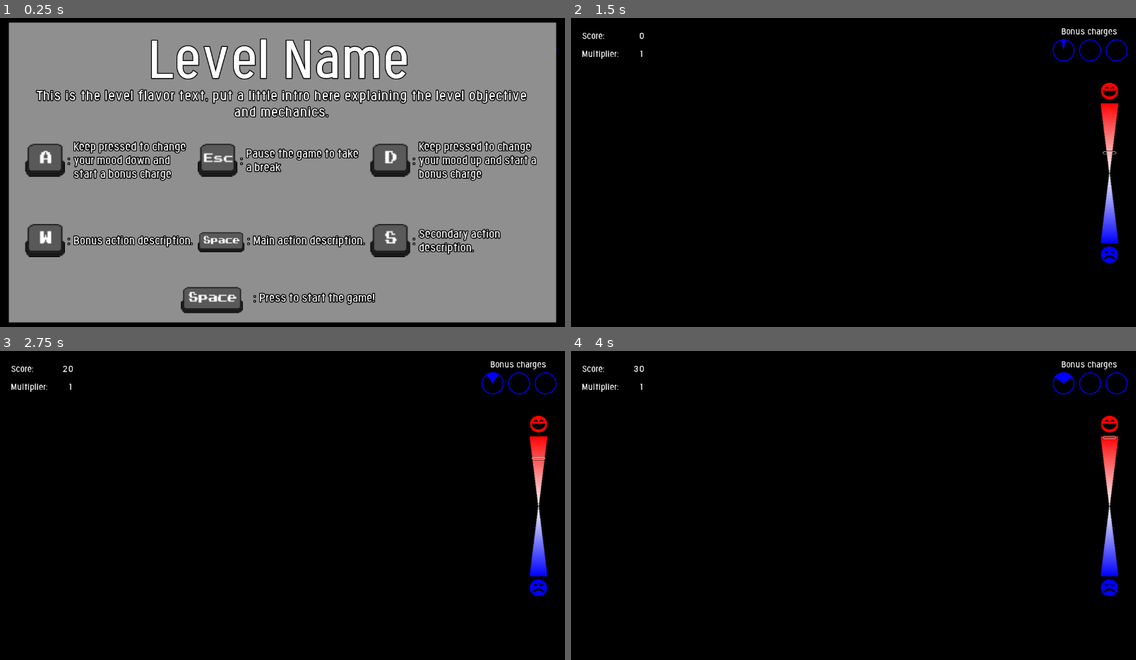
Above: before the commit, frames 1-4 (two rows, left to right).
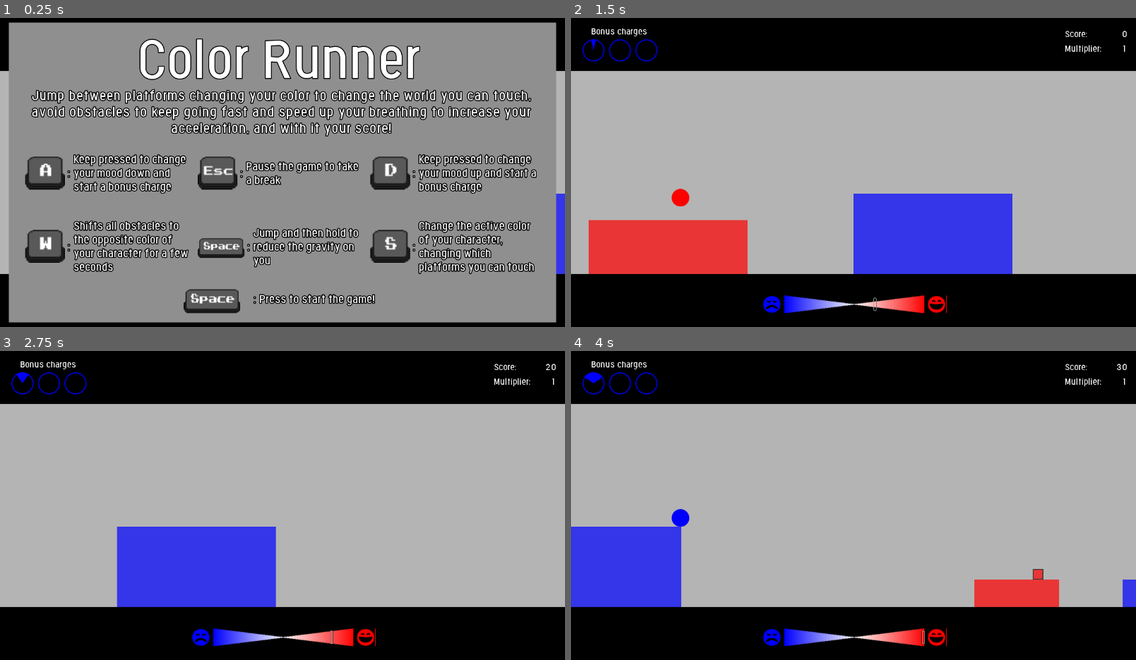
Above: after the commit, the same moments.

Repository: Aramatis/HRM-Game
Game: Godot game, scene res://scenes/levels/color_runner/color_runner.tscn
Two runs of this game, one before a commit and one after it. Both use one fixed random seed, a clock stepped at 60 frames per second and the inputs below. This scene is started directly instead of the project's main scene.
Inputs (mouse positions are in pixels of both pictures, inside the frame that each line leads up to):
- Up to frame 1 (0.25 s): no input
- Up to frame 2 (1.5 s): tap Enter at 0.5 s; move the mouse to (977, 157) at 0.52 s; hold Space (main_action) 0.53-1.28 s; hold D (valence_up) from 0.53 s (still down); move the mouse to (825, 172) at 1.27 s; tap W (apply_bonus) at 1.35 s
- Up to frame 3 (2.75 s): keep holding D (valence_up); tap Space (main_action) at 1.55 s; move the mouse to (293, 499) at 2.02 s; hold Space (main_action) from 2.03 s (still down)
- Up to frame 4 (4 s): keep holding D (valence_up); move the mouse to (847, 511) at 2.77 s; release Space (main_action) at 2.78 s; tap S (secondary_action) at 2.85 s; tap Space (main_action) at 3.05 s; move the mouse to (893, 508) at 3.52 s; hold Space (main_action) from 3.53 s (still down)

The runs differ from the first frame. In frame 1, 26% of the frame differs, in the area x 0-100%, y 6-96%; in frame 2, 68%; in frame 3, 68%; in frame 4, 68%, in the area x 0-100%, y 3-96%.
Error in both runs: Assertion failed. (res://scripts/autoload/settings.gd:40)

Commit message:
ColorRunner

Diff:
--- /dev/null
+++ b/scenes/levels/color_runner/character.tscn
@@ -0,0 +1,33 @@
+[gd_scene load_steps=5 format=2]
+
+[ext_resource path="res://art/textures/levels/color_runner/ball.png" type="Texture" id=1]
+[ext_resource path="res://scripts/levels/color_runner/character.gd" type="Script" id=2]
+
+[sub_resource type="PhysicsMaterial" id=2]
+friction = 0.0
+
+[sub_resource type="RectangleShape2D" id=1]
+extents = Vector2( 20, 20 )
+
+[node name="Character" type="RigidBody2D"]
+modulate = Color( 1, 0, 0, 1 )
+collision_layer = 0
+mass = 0.01
+physics_material_override = SubResource( 2 )
+applied_force = Vector2( 0, 9.8 )
+script = ExtResource( 2 )
+
+[node name="Sprite" type="Sprite" parent="."]
+texture = ExtResource( 1 )
+__meta__ = {
+"_edit_lock_": true
+}
+
+[node name="CollisionShape" type="CollisionShape2D" parent="."]
+shape = SubResource( 1 )
+__meta__ = {
+"_edit_lock_": true
+}
+
+[node name="VisibilityNotifier2D" type="VisibilityNotifier2D" parent="."]
+[connection signal="screen_exited" from="VisibilityNotifier2D" to="." method="off_screen"]
--- a/scenes/levels/color_runner/color_runner.tscn
+++ b/scenes/levels/color_runner/color_runner.tscn
@@ -1,11 +1,132 @@
-[gd_scene load_steps=2 format=2]
+[gd_scene load_steps=8 format=2]
 
 [ext_resource path="res://scenes/levels/base_level.tscn" type="PackedScene" id=1]
+[ext_resource path="res://scripts/levels/color_runner/level_controller.gd" type="Script" id=2]
+[ext_resource path="res://scripts/levels/color_runner/player_controller.gd" type="Script" id=3]
+[ext_resource path="res://scripts/levels/color_runner/environment_controller.gd" type="Script" id=4]
+[ext_resource path="res://scripts/levels/color_runner/platform_manager.gd" type="Script" id=5]
+[ext_resource path="res://scenes/levels/color_runner/character.tscn" type="PackedScene" id=7]
+[ext_resource path="res://scenes/levels/color_runner/platform.tscn" type="PackedScene" id=8]
 
 [node name="LevelController" instance=ExtResource( 1 )]
+script = ExtResource( 2 )
 
-[node name="PlatformManager" type="Node2D" parent="World/EnvironmentController" index="0"]
+[node name="World" parent="." index="0"]
+position = Vector2( 0, 130 )
 
-[node name="ObstacleManager" type="Node2D" parent="World/EnvironmentController" index="1"]
+[node name="EnvironmentController" parent="World" index="0"]
+script = ExtResource( 4 )
 
-[node name="Character" type="Node2D" parent="World/PlayerController" index="0"]
+[node name="PlayingArea" type="Control" parent="World/EnvironmentController" index="0"]
+anchor_right = 1.0
+anchor_bottom = 1.0
+margin_right = 1280.0
+margin_bottom = 460.0
+rect_min_size = Vector2( 720, 460 )
+__meta__ = {
+"_edit_group_": true,
+"_edit_use_anchors_": false
+}
+
+[node name="BG" type="ColorRect" parent="World/EnvironmentController/PlayingArea" index="0"]
+anchor_right = 1.0
+anchor_bottom = 1.0
+grow_horizontal = 2
+grow_vertical = 2
+color = Color( 0.705882, 0.705882, 0.705882, 1 )
+__meta__ = {
+"_edit_lock_": true,
+"_edit_use_anchors_": false
+}
+
+[node name="PlatformManager" type="Node2D" parent="World/EnvironmentController" index="1"]
+position = Vector2( 1800, 458 )
+script = ExtResource( 5 )
+
+[node name="Blue" type="Node2D" parent="World/EnvironmentController/PlatformManager" index="0"]
+modulate = Color( 0, 0, 1, 0.705882 )
+
+[node name="Platform" parent="World/EnvironmentController/PlatformManager/Blue" index="0" instance=ExtResource( 8 )]
+position = Vector2( -700, 0 )
+collision_layer = 34
+linear_velocity = Vector2( -300, 0 )
+
+[node name="Red" type="Node2D" parent="World/EnvironmentController/PlatformManager" index="1"]
+modulate = Color( 1, 0, 0, 0.705882 )
+
+[node name="Platform" parent="World/EnvironmentController/PlatformManager/Red" index="0" instance=ExtResource( 8 )]
+position = Vector2( -1300, 0 )
+collision_layer = 33
+linear_velocity = Vector2( -300, 0 )
+
+[node name="BlueTimer" type="Timer" parent="World/EnvironmentController/PlatformManager" index="2"]
+wait_time = 2.2
+autostart = true
+
+[node name="RedTimer" type="Timer" parent="World/EnvironmentController/PlatformManager" index="3"]
+wait_time = 0.8
+autostart = true
+
+[node name="BonusTimer" type="Timer" parent="World/EnvironmentController/PlatformManager" index="4"]
+wait_time = 0.2
+one_shot = true
+
+[node name="PlayerController" parent="World" index="1"]
+script = ExtResource( 3 )
+
+[node name="PlayerSpawn" type="Position2D" parent="World/PlayerController" index="0"]
+position = Vector2( 248, 70 )
+
+[node name="Character" parent="World/PlayerController" index="1" instance=ExtResource( 7 )]
+position = Vector2( 248, 70 )
+gravity_scale = 5.0
+contacts_reported = 1
+contact_monitor = true
+can_sleep = false
+linear_damp = 0.0
+angular_damp = 0.0
+applied_force = Vector2( 0, 0 )
+
+[node name="BorderCover" type="Control" parent="World" index="3"]
+anchor_right = 1.0
+anchor_bottom = 1.0
+margin_top = -130.0
+margin_right = 1280.0
+margin_bottom = 590.0
+__meta__ = {
+"_edit_group_": true,
+"_edit_lock_": true,
+"_edit_use_anchors_": false
+}
+
+[node name="Upper" type="ColorRect" parent="World/BorderCover" index="0"]
+anchor_right = 1.0
+anchor_bottom = 0.18
+color = Color( 0, 0, 0, 1 )
+
+[node name="Lower" type="ColorRect" parent="World/BorderCover" index="1"]
+anchor_top = 0.82
+anchor_right = 1.0
+anchor_bottom = 1.0
+color = Color( 0, 0, 0, 1 )
+
+[node name="LevelGui" parent="." index="1"]
+slider_location = 3
+bonus_location = 0
+score_location = 1
+level_name = "Color Runner"
+level_flavor_text = "Jump between platforms changing your color to change the world you can touch, avoid obstacles to keep going fast and speed up your breathing to increase your acceleration, and with it your score!"
+bonus_action_text = "Shifts all obstacles to the opposite color of your character for a few seconds"
+main_action_text = "Jump and then hold to reduce the gravity on you"
+second_action_text = "Change the active color of your character, changing which platforms you can touch"
+[connection signal="timeout" from="World/EnvironmentController/PlatformManager/BlueTimer" to="World/EnvironmentController/PlatformManager" method="create_platform" binds= [ false ]]
+[connection signal="timeout" from="World/EnvironmentController/PlatformManager/RedTimer" to="World/EnvironmentController/PlatformManager" method="create_platform" binds= [ true ]]
+[connection signal="timeout" from="World/EnvironmentController/PlatformManager/BonusTimer" to="World/EnvironmentController/PlatformManager" method="bonus_tick"]
+[connection signal="cube_collision" from="World/PlayerController" to="." method="update_speed" binds= [ false ]]
+[connection signal="jump_set_complete" from="World/PlayerController" to="." method="update_speed" binds= [ true ]]
+[connection signal="jump_set_complete" from="World/PlayerController" to="." method="update_multiplier" binds= [ true ]]
+[connection signal="off_screen" from="World/PlayerController" to="." method="update_multiplier" binds= [ false ]]
+[connection signal="body_entered" from="World/PlayerController/Character" to="World/PlayerController" method="_inform_contact" binds= [ true ]]
+[connection signal="body_exited" from="World/PlayerController/Character" to="World/PlayerController" method="_inform_contact" binds= [ false ]]
+[connection signal="cube_collision" from="World/PlayerController/Character" to="World/PlayerController" method="handle_cube_collision"]
+[connection signal="off_screen" from="World/PlayerController/Character" to="World/PlayerController" method="handle_off_screen"]
--- /dev/null
+++ b/scenes/levels/color_runner/cube.tscn
@@ -0,0 +1,23 @@
+[gd_scene load_steps=4 format=2]
+
+[ext_resource path="res://art/textures/levels/color_runner/cube.png" type="Texture" id=1]
+[ext_resource path="res://scripts/levels/color_runner/cube.gd" type="Script" id=2]
+
+[sub_resource type="RectangleShape2D" id=1]
+extents = Vector2( 11.9999, 12 )
+
+[node name="Cube" type="RigidBody2D" groups=[
+"obstacles",
+]]
+mass = 0.00102041
+linear_damp = 0.0
+script = ExtResource( 2 )
+
+[node name="Sprite" type="Sprite" parent="."]
+texture = ExtResource( 1 )
+
+[node name="CollisionShape2D" type="CollisionShape2D" parent="."]
+shape = SubResource( 1 )
+
+[node name="VisibilityNotifier2D" type="VisibilityNotifier2D" parent="."]
+[connection signal="screen_exited" from="VisibilityNotifier2D" to="." method="_screen_exited"]
--- /dev/null
+++ b/scenes/levels/color_runner/platform.tscn
@@ -0,0 +1,24 @@
+[gd_scene load_steps=4 format=2]
+
+[ext_resource path="res://art/textures/levels/color_runner/platform.png" type="Texture" id=1]
+[ext_resource path="res://scripts/levels/color_runner/platform.gd" type="Script" id=2]
+
+[sub_resource type="RectangleShape2D" id=1]
+extents = Vector2( 11.9999, 12 )
+
+[node name="Platform" type="RigidBody2D"]
+collision_layer = 32
+collision_mask = 0
+mass = 65535.0
+gravity_scale = 0.0
+linear_damp = 0.0
+script = ExtResource( 2 )
+
+[node name="Sprite" type="Sprite" parent="."]
+texture = ExtResource( 1 )
+
+[node name="CollisionShape2D" type="CollisionShape2D" parent="."]
+shape = SubResource( 1 )
+
+[node name="VisibilityNotifier2D" type="VisibilityNotifier2D" parent="."]
+[connection signal="screen_exited" from="VisibilityNotifier2D" to="." method="_screen_exited"]
--- a/scenes/levels/inward_outward/inward_outward.tscn
+++ b/scenes/levels/inward_outward/inward_outward.tscn
@@ -9,6 +9,7 @@
 
 [node name="LevelController" instance=ExtResource( 1 )]
 script = ExtResource( 2 )
+hr_variance_target = 0.8
 
 [node name="PlayerController" parent="World" index="1"]
 script = ExtResource( 3 )
--- a/scripts/autoload/scene_switcher.gd
+++ b/scripts/autoload/scene_switcher.gd
@@ -30,9 +30,9 @@
 	if (mode == 0) or (mode == 1):
 		_path_list = _ref_path_list
 		if mode == 1:
-			var aux := _path_list[0]
-			_path_list[0] = _path_list[1]
-			_path_list[1] = aux
+			var aux := _path_list[1]
+			_path_list[1] = _path_list[2]
+			_path_list[2] = aux
 
 
 # Sets the scene change to start
--- /dev/null
+++ b/scripts/levels/color_runner/character.gd
@@ -0,0 +1,29 @@
+extends RigidBody2D
+
+# * Signals
+signal off_screen
+signal cube_collision
+
+# * Variables
+
+# * Functions
+
+
+# Called when the node enters the scene tree for the first time.
+func _ready() -> void:
+	pass
+
+
+# Handles cube collitions
+func collide_with_cube() -> void:
+	emit_signal("cube_collision")
+
+
+# Notifies getting out of the screen
+func off_screen() -> void:
+	emit_signal("off_screen")
+
+
+# Returns true always
+func is_character() -> bool:
+	return true
--- /dev/null
+++ b/scripts/levels/color_runner/cube.gd
@@ -0,0 +1,29 @@
+extends RigidBody2D
+
+# * Signals
+
+# * Variables
+
+# * Functions
+
+
+# Called when the node enters the scene tree for the first time.
+func _ready() -> void:
+	pass
+
+
+# Returns false always
+func is_character() -> bool:
+	return false
+
+
+# Eliminates this node when it leaves the screen
+func _screen_exited():
+	queue_free()
+
+
+# Handles a collision
+func handle_collision(node: Node2D) -> void:
+	if node.is_character():
+		node.collide_with_cube()
+		queue_free()
--- /dev/null
+++ b/scripts/levels/color_runner/environment_controller.gd
@@ -0,0 +1,30 @@
+extends Controller
+
+# * Signals
+
+# * Variables
+var _plat_manager: Node2D
+
+# * Functions
+
+
+# Called when the node enters the scene tree for the first time.
+func _ready() -> void:
+	_plat_manager = $PlatformManager
+
+
+# Called when the secondary action is used
+func secondary_used() -> void:
+	_plat_manager.switch_layers()
+	.secondary_used()
+
+
+# Called when the bonus action is used
+func bonus_used() -> void:
+	_plat_manager.bonus_tick()
+	.bonus_used()
+
+
+# Updates the movement speed according to the ponderator
+func update_speed(ponderator: float) -> void:
+	_plat_manager.set_speed(ponderator * _plat_manager.get_speed())
--- /dev/null
+++ b/scripts/levels/color_runner/level_controller.gd
@@ -0,0 +1,76 @@
+extends LevelController
+
+# * Signals
+
+# * Variables
+var _world: Node2D
+var _speed_step_ponderator: float
+
+# * Functions
+
+
+# Called when the node enters the scene tree for the first time.
+func _ready() -> void:
+	_world = $World
+	_speed_step_ponderator = 1.05
+
+
+# Handles any level wide effects of the secondary action
+func _on_secondary_pressed() -> void:
+	._on_secondary_pressed()
+
+
+# Adjust the hr parameters and notifies the controllers of the hr progress
+func update_hr(tick: int) -> void:
+	.update_hr(tick)
+	var bonus_adjustment := 0.7
+	var score_adjustment := 0.5
+	var extra_bonus_speed := 0.0
+	var extra_score_speed := 0.0
+	var hr_target_progress = _hr_target_progress
+	if hr_target_progress > 1.0:
+		var extra_progress = hr_target_progress - 1.0
+		extra_bonus_speed = (
+			bonus_adjustment
+			* bonus_adjustment
+			* extra_progress
+		)
+		extra_score_speed = (
+			score_adjustment
+			* score_adjustment
+			* extra_progress
+		)
+		hr_target_progress = 1.0
+	level_gui.set_bonus_load_spd(
+		1.0 + (hr_target_progress * bonus_adjustment) + extra_bonus_speed
+	)
+	level_gui.set_score_spd(
+		1.0 + (hr_target_progress * score_adjustment) + extra_score_speed
+	)
+
+
+# Updates the score multiplier
+func update_multiplier(up: bool) -> void:
+	if up:
+		level_gui.raise_multiplier()
+	else:
+		level_gui.lower_multiplier()
+
+
+# Updates the speed of the score
+func update_speed(up: bool) -> void:
+	if up:
+		level_gui.set_score_spd(
+			level_gui.get_score_spd() * _speed_step_ponderator
+		)
+		$World/PlatformManager.update_speed(_speed_step_ponderator)
+	else:
+		level_gui.set_score_spd(
+			level_gui.get_score_spd() / _speed_step_ponderator
+		)
+		$World/PlatformManager.update_speed(1 / _speed_step_ponderator)
+
+
+# Adjusts the level difficulty according to a timer
+func update_difficulty() -> void:
+	.update_difficulty()
--- /dev/null
+++ b/scripts/levels/color_runner/obstacle_manager.gd
@@ -0,0 +1,12 @@
+extends Node2D
+
+# * Signals
+
+# * Variables
+
+# * Functions
+
+
+# Called when the node enters the scene tree for the first time.
+func _ready() -> void:
+	pass
--- /dev/null
+++ b/scripts/levels/color_runner/platform.gd
@@ -0,0 +1,31 @@
+extends RigidBody2D
+
+# * Signals
+
+# * Variables
+var _sprite: Sprite
+var _shape: CollisionShape2D
+
+# * Functions
+
+
+# Called when the node enters the scene tree for the first time.
+func _ready() -> void:
+	_sprite = $Sprite
+	_shape = $CollisionShape2D
+
+
+# Returns false always
+func is_character() -> bool:
+	return false
+
+
+# Changes the scale of the platform
+func change_scale(x: float, y: float) -> void:
+	_sprite.apply_scale(Vector2(x, y))
+	_shape.apply_scale(Vector2(x, y))
+
+
+# Eliminates this node when it leaves the screen
+func _screen_exited():
+	queue_free()
--- /dev/null
+++ b/scripts/levels/color_runner/platform_manager.gd
@@ -0,0 +1,134 @@
+extends Node2D
+
+# * Signals
+
+# * Variables
+
+var speed := -300.0 setget set_speed, get_speed
+var _red_plats: Node2D
+var _blue_plats: Node2D
+var _front_is_red: bool
+var _front_plats: Node2D
+var _back_plats: Node2D
+var _red_timer: Timer
+var _blue_timer: Timer
+var _red_layer: int
+var _blue_layer: int
+var _bonus_timer: Timer
+var _bonus_ticks: int
+const Platform := preload("res://scenes/levels/color_runner/platform.tscn")
+const Cube := preload("res://scenes/levels/color_runner/cube.tscn")
+
+# * Functions
+
+
+# Called when the node enters the scene tree for the first time.
+func _ready() -> void:
+	randomize()
+	_red_plats = $Red
+	_blue_plats = $Blue
+	_red_timer = $RedTimer
+	_blue_timer = $BlueTimer
+	_bonus_timer = $BonusTimer
+	_bonus_ticks = 25
+	_red_layer = 0
+	_blue_layer = 1
+	_red_plats.get_child(0).change_scale(15, 10)
+	_blue_plats.get_child(0).change_scale(15, 15)
+	_front_is_red = true
+	_front_plats = _red_plats
+	_back_plats = _blue_plats
+	set_speed(speed)
+
+
+# Switch the platforms in front for the ones in the back
+func switch_layers() -> void:
+	#remove_child(_back_plats)
+	#add_child_below_node(_front_plats, _back_plats)
+	#var _aux = _front_plats
+	#_front_plats = _back_plats
+	#_back_plats = _aux
+	_front_is_red = (not _front_is_red)
+
+
+# Executes the bonus until there's no ticks left
+func bonus_tick() -> void:
+	get_tree().call_group(
+		"obstacles", "set_collision_layer_bit", _red_layer, not _front_is_red
+	)
+	get_tree().call_group(
+		"obstacles", "set_collision_mask_bit", _red_layer, not _front_is_red
+	)
+	get_tree().call_group(
+		"obstacles", "set_collision_layer_bit", _blue_layer, _front_is_red
+	)
+	get_tree().call_group(
+		"obstacles", "set_collision_mask_bit", _blue_layer, _front_is_red
+	)
+	_bonus_ticks -= 1
+	if _bonus_ticks > 0:
+		_bonus_timer.start()
+	else:
+		_bonus_ticks = 25
+
+
+# Creates a new platform, if red is true the platform is red, else is blue
+func create_platform(red: bool) -> void:
+	var _added_delay := randf() * 0.5
+	var _sign := sign(randf() - 0.5)
+	_added_delay *= _sign
+	var _plats: Node2D
+	var plat_len = (randi() % 10) + 6
+	var plat_height = (randi() % 15) + 1
+	var new_plat = Platform.instance()
+	var timer: Timer
+	var layer: int
+	if red:
+		timer = _red_timer
+		_plats = _red_plats
+		layer = _red_layer
+	else:
+		timer = _blue_timer
+		_plats = _blue_plats
+		layer = _blue_layer
+	timer.start(3 + _added_delay)
+	_plats.add_child(new_plat)
+	new_plat.change_scale(plat_len, plat_height)
+	new_plat.set_collision_layer_bit(layer, true)
+	new_plat.set_linear_velocity(Vector2(speed, 0))
+	if (randi() % 2) > 0:
+		var cube = create_cube(plat_len, plat_height, layer)
+		cube.set_linear_velocity(Vector2(speed, 0))
+		_plats.add_child(cube)
+
+
+# Creates an obstacle
+func create_cube(plat_len: int, plat_height: int, layer: int) -> RigidBody2D:
+	var cube = Cube.instance()
+	var ponderator = 12
+	var _sign := sign(randf() - 0.5)
+	var _rand = randi() % (plat_len + 1)
+	cube.set_position(
+		Vector2(
+			ponderator * _sign * (plat_len - _rand),
+			ponderator * -1 * (plat_height + 1)
+		)
+	)
+	cube.set_collision_layer_bit(layer, true)
+	return cube
+
+
+# Sets the variable speed to the given value
+func set_speed(spd: float) -> void:
+	var red_children := _red_plats.get_children()
+	var blue_children := _blue_plats.get_children()
+	speed = spd
+	for child in red_children:
+		child.set_linear_velocity(Vector2(speed, 0))
+	for child in blue_children:
+		child.set_linear_velocity(Vector2(speed, 0))
+
+
+# Returns the value of the variable speed
+func get_speed() -> float:
+	return speed
--- /dev/null
+++ b/scripts/levels/color_runner/player_controller.gd
@@ -0,0 +1,88 @@
+extends Controller
+
+# * Signals
+signal off_screen
+signal cube_collision
+signal jump_set_complete
+
+# * Variables
+var _in_contact := false setget set_contact
+var _character: RigidBody2D
+var _spawn_pos: Position2D
+var _jumping := false
+var _current_jump_set: int
+var _speed_fall := false
+var _mask_red: bool
+var _mask_blue: bool
+
+# * Functions
+
+
+# Called when the node enters the scene tree for the first time.
+func _ready() -> void:
+	_character = $Character
+	_spawn_pos = $PlayerSpawn
+	_current_jump_set = 0
+	_mask_red = true
+	_mask_blue = false
+
+
+# Handles off screen events
+func handle_off_screen() -> void:
+	_current_jump_set = 0
+	_character.set_position(_spawn_pos.get_position())
+	_character.set_linear_velocity(Vector2(0, 0))
+	emit_signal("off_screen")
+
+
+# Handles cube collision events
+func handle_cube_collision() -> void:
+	emit_signal("cube_collision")
+
+
+# Called when the main action is used
+func main_used() -> void:
+	if _in_contact:
+		_character.set_linear_velocity(Vector2(0, -800))
+		_character.set_gravity_scale(10)
+		_jumping = true
+	.main_used()
+
+
+# Called when the main action is used
+func secondary_used() -> void:
+	_mask_red = not _mask_red
+	_mask_blue = not _mask_blue
+	_character.set_collision_mask_bit(0, _mask_red)
+	_character.set_collision_mask_bit(1, _mask_blue)
+	if _mask_red:
+		_character.set_modulate(Color(1, 0, 0))
+	if _mask_blue:
+		_character.set_modulate(Color(0, 0, 1))
+
+
+# Receives a change in contact from the character
+func _inform_contact(_body: Node, contact: bool) -> void:
+	set_contact(contact)
+
+
+# Sets the _in_contact constant
+func set_contact(contact: bool) -> void:
+	if contact:
+		_current_jump_set += 1
+		if _current_jump_set == 10:
+			_current_jump_set = 0
+			emit_signal("jump_set_complete")
+	_in_contact = contact
+
+
+func _physics_process(_delta: float) -> void:
+	if _jumping:
+		if _character.get_linear_velocity()[1] > 0.0:
+			_character.set_gravity_scale(0.5)
+
+
+func _unhandled_input(event: InputEvent) -> void:
+	if event.is_action_released("main_action"):
+		_character.set_gravity_scale(5)
+		_jumping = false
Binary file added: art/textures/levels/color_runner/ball.png
Binary file added: art/textures/levels/color_runner/cube.png
Binary file added: art/textures/levels/color_runner/platform.png
